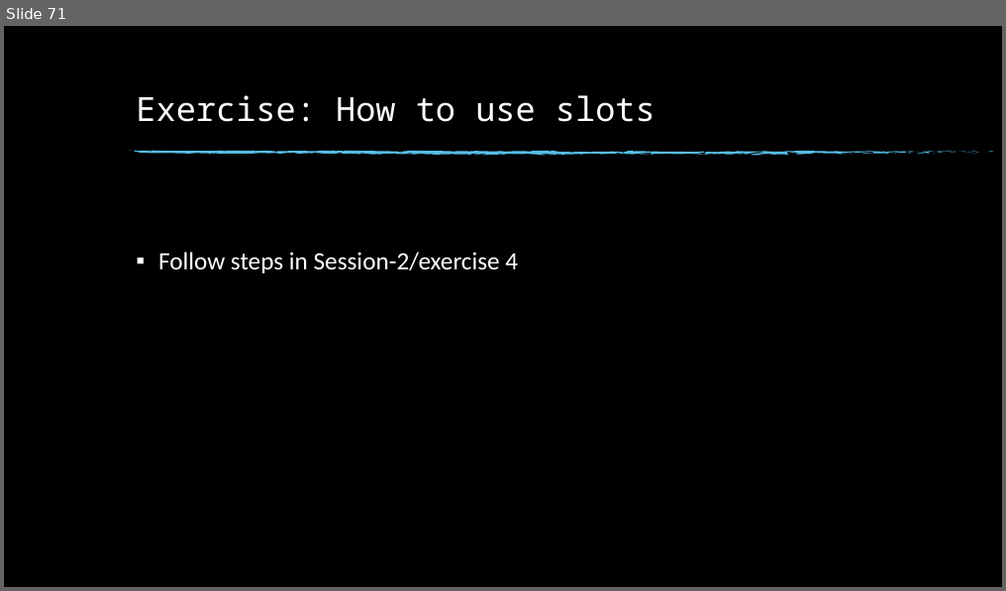
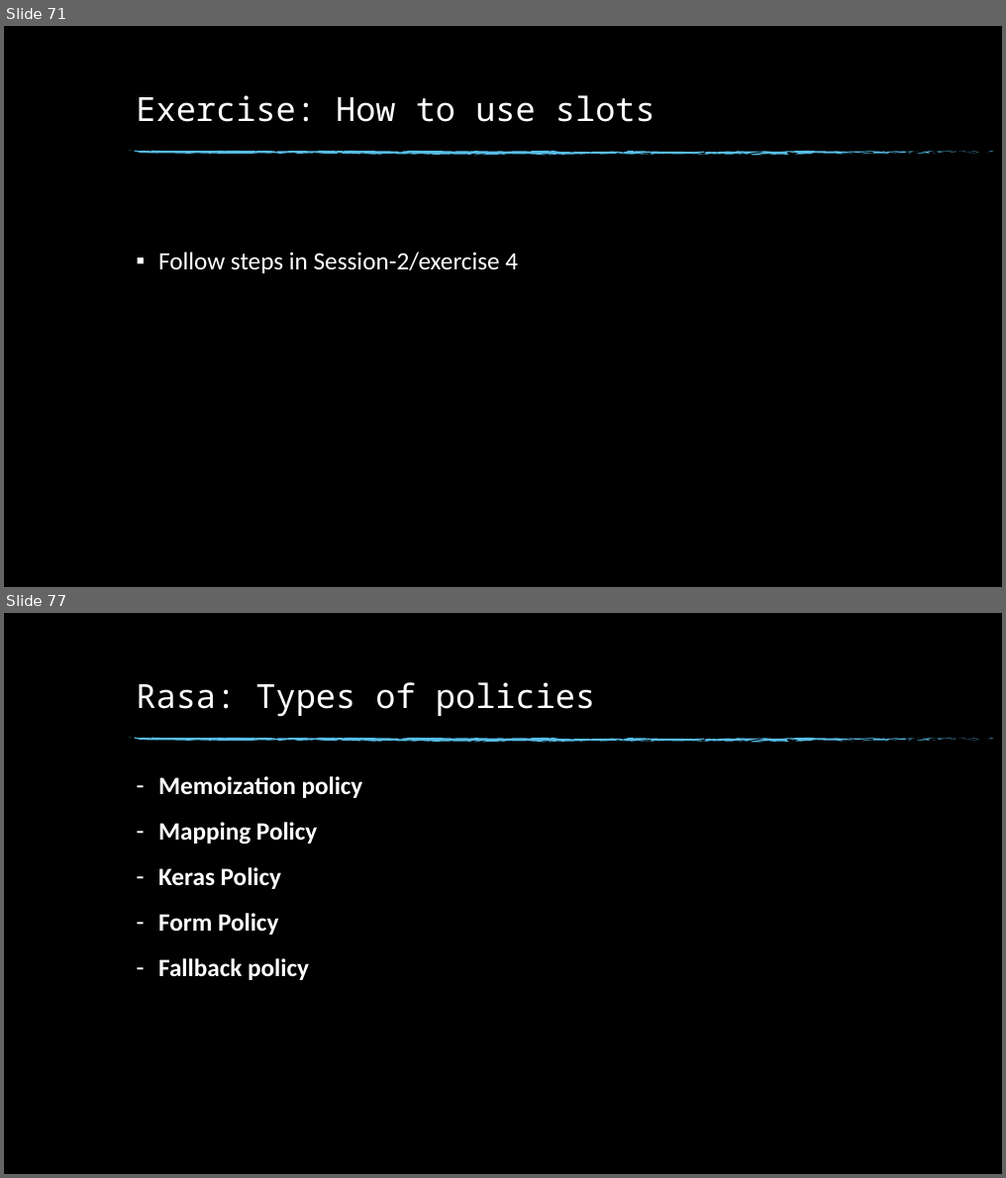
Before and after one commit to dinesh19aug/rasa-workshop, a slide deck: Natural Language Processing Workshop.pptx. Shown one above the other, each under a label of ours: slide 71 before the commit, slides 71 and 77 after it; the slides between them are not shown. The pictures are 1006x591 and 1006x1178 pixels, drawn with LibreOffice and Linux fonts; fonts in the diff are those of the drawing; background and template pictures are left out. Boxes give left, top, right and bottom in pixels: in the first picture for what was removed or moved away, otherwise in the second. Text is boxed around its words. In the diff, an @@ line names an element or a change of style, - is before the commit and + after.

```diff
--- a/Natural Language Processing Workshop.pptx
+++ b/Natural Language Processing Workshop.pptx
@@ slide 77 added at (4,613,1002,1174), background picture (left out); not listed: 74 template elements that a slide beside it also shows @@
@@ title added at (136,682,595,717), 32 pt, text #FFFFFF @@
+Rasa: Types of policies
@@ text added at (158,776,363,980), 24 pt, text #FFFFFF, bold @@
+– Memoization policy
+– Mapping Policy
+– Keras Policy
+– Form Policy
+– Fallback policy
```
Also in this commit, not shown: 11 other slides added, 32 other files.
